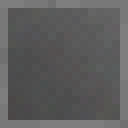
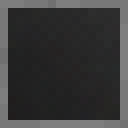
Comparing the layer stacks of the two 128 × 128 images. Changes:
added layer "Pasted Layer" above "Background" over [8, 8, 120, 120]
